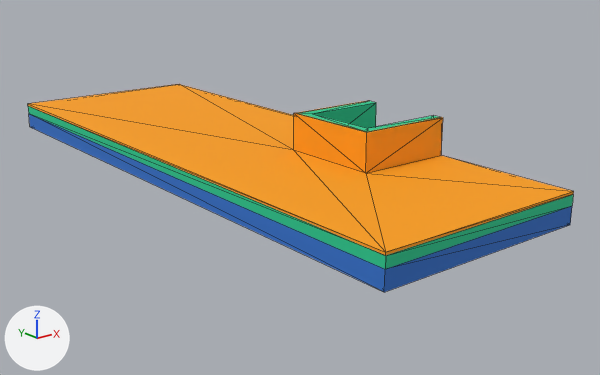
An edit to the FBX model models/fbx/ustanovka/_Krisha.fbx, drawn before and after from the same camera.
Camera for both pictures: a 50 mm lens placed at (-5.43, -6.84, 2.14), pointed at (-0.26, -0.37, -0.44). Every picture has the same lights, and +X, +Y and +Z are marked at lower left. Mesh edges are drawn as thin lines. Where no turn or scale is listed for an object, it has been applied to the vertices.

In view in the first picture: '_Krisha'.
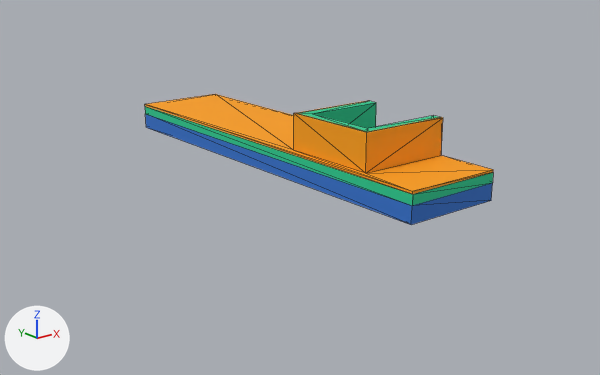
Location of each change, (x1, y1, x2, y2) in pixels of the pictures (600 x 375 px):
'_Krisha', reshaped (36% narrower, 37% shorter)
    before: (28, 84, 574, 292)
    after: (145, 94, 493, 225)

Diff of the bpy script that builds the scene:
```diff
--- a/models/fbx/ustanovka/_Krisha.fbx.py
+++ b/models/fbx/ustanovka/_Krisha.fbx.py
@@ me_mesh @@
 me_mesh.from_pydata(...)  # 46 vertices, 88 faces; spans x -1.69..0.49, y -3.09..3.29, z -0.26..0.41
 # used by ob_krisha; location = (0.0, 0.0, 0.0)
 # before: 0 (0.49, 3.29, 0.01) at pixel (179, 85), 1 (-1.69, 3.29, 0.01) at pixel (27, 105), 6 (-1.69, -3.09, 0.01) at pixel (385, 255), 7 (0.49, -3.09, 0.01) at pixel (573, 194), 8 (0.49, 3.29, -0.26)
 # before: 9 (-1.69, 3.29, -0.26) at pixel (29, 126), 14 (-1.69, -3.09, -0.26) at pixel (384, 292), 15 (0.49, -3.09, -0.26) at pixel (570, 224), 16 (-1.69, 3.29, -0.09) at pixel (28, 113), 18 (0.49, 3.29, -0.09)
 # before: 19 (-1.69, -3.09, -0.09) at pixel (385, 269), 22 (0.49, -3.09, -0.09) at pixel (572, 205), 36 (0.49, 3.29, 0.04) at pixel (179, 84), 37 (-1.69, 3.29, 0.04) at pixel (27, 103), 38 (-1.69, -3.09, 0.04) at pixel (385, 252)
 # before: 39 (0.49, -3.09, 0.04) at pixel (573, 191)
+# me_mesh part 1
+for i in [0, 8, 18, 36]: me_mesh.vertices[i].co += Vector((0.0, -0.93, 0.0))
+for i in [7, 15, 22, 39]: me_mesh.vertices[i].co += Vector((0.0, 0.84, 0.0))
+for i in [1, 9, 16, 37]: me_mesh.vertices[i].co += Vector((1.13, -0.93, 0.0))
+for i in [6, 14, 19, 38]: me_mesh.vertices[i].co += Vector((1.13, 0.84, 0.0))
 me_mesh.materials.append(mat_17___default)
```
